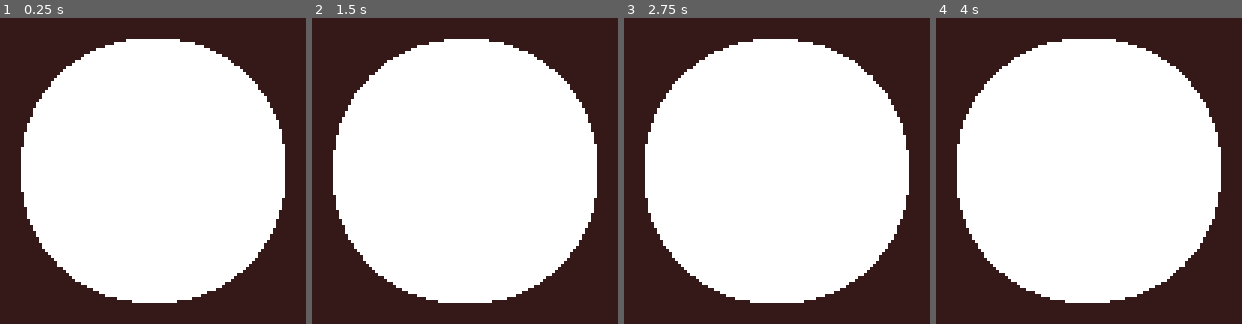
Above: before the commit, frames 1-4 (left to right).
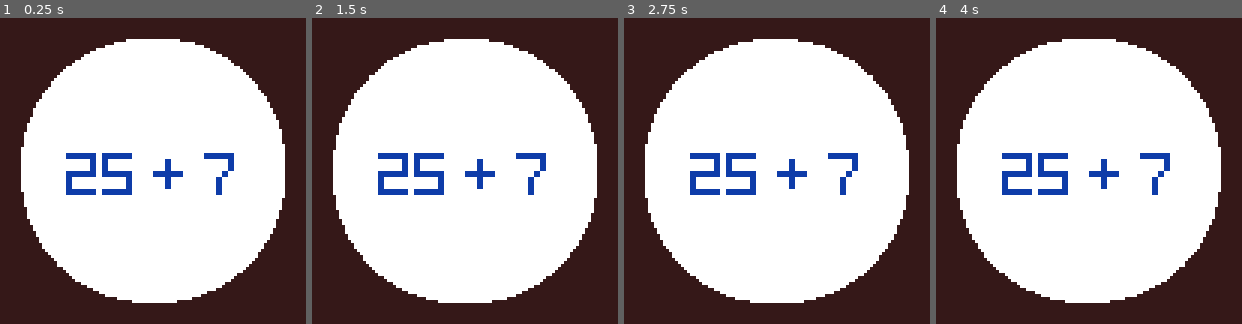
Above: after the commit, the same moments.

Repository: msanatan/Approximately
Game: Godot game, scene res://Scenes/Game.tscn
Two runs of this game, one before a commit and one after it. Both use one fixed random seed, a clock stepped at 60 frames per second and the inputs below. The project has no main scene, so this scene is started directly.
Inputs:
- Up to frame 1 (0.25 s): no input
- Up to frame 2 (1.5 s): tap Enter at 0.5 s; tap Space at 1.25 s
- Up to frame 3 (2.75 s): tap Enter at 2 s
- Up to frame 4 (4 s): tap Space at 2.75 s; tap Enter at 3.5 s

The runs differ from the first frame. In frame 1, 2.2% of the frame differs, in the area x 21-77%, y 44-58%; in frame 2, 2.2%; in frame 3, 2.2%; in frame 4, 2.2%.

Commit message:
Circle Scene now has a label with the question

Diff:
--- /dev/null
+++ b/Assets/Resources/CircleFont.tres
@@ -0,0 +1,4 @@
+[gd_resource type="DynamicFontData" format=2]
+
+[resource]
+font_path = "res://Assets/Fonts/Kenney Blocks.ttf"
--- a/Scenes/Game/GrowingCircle.tscn
+++ b/Scenes/Game/GrowingCircle.tscn
@@ -1,8 +1,31 @@
-[gd_scene load_steps=3 format=2]
+[gd_scene load_steps=5 format=2]
 
 [ext_resource path="res://Assets/Images/Circle.png" type="Texture" id=1]
 [ext_resource path="res://Scripts/Game/GrowingCircle.gd" type="Script" id=2]
 
-[node name="GrowingCircle" type="Sprite"]
+[sub_resource type="DynamicFontData" id=3]
+font_path = "res://Assets/Fonts/Kenney Pixel Square.ttf"
+
+[sub_resource type="DynamicFont" id=2]
+size = 64
+font_data = SubResource( 3 )
+
+[node name="GrowingCircle" type="Node2D"]
+script = ExtResource( 2 )
+
+[node name="Sprite" type="Sprite" parent="."]
 texture = ExtResource( 1 )
-script = ExtResource( 2 )
+
+[node name="Label" type="Label" parent="."]
+margin_left = -128.0
+margin_top = -96.0
+margin_right = 128.0
+margin_bottom = 96.0
+custom_colors/font_color = Color( 0.0588235, 0.239216, 0.666667, 1 )
+custom_fonts/font = SubResource( 2 )
+text = "25 + 7"
+align = 1
+valign = 1
+__meta__ = {
+"_edit_use_anchors_": false
+}
--- a/Scripts/Game/GrowingCircle.gd
+++ b/Scripts/Game/GrowingCircle.gd
@@ -1,4 +1,6 @@
-extends Sprite
+extends Node2D
+
+onready var circle = $Sprite
 
 func _process(delta):
-    rotate(delta * PI * 2)
+    circle.rotate(delta * PI * 2)
